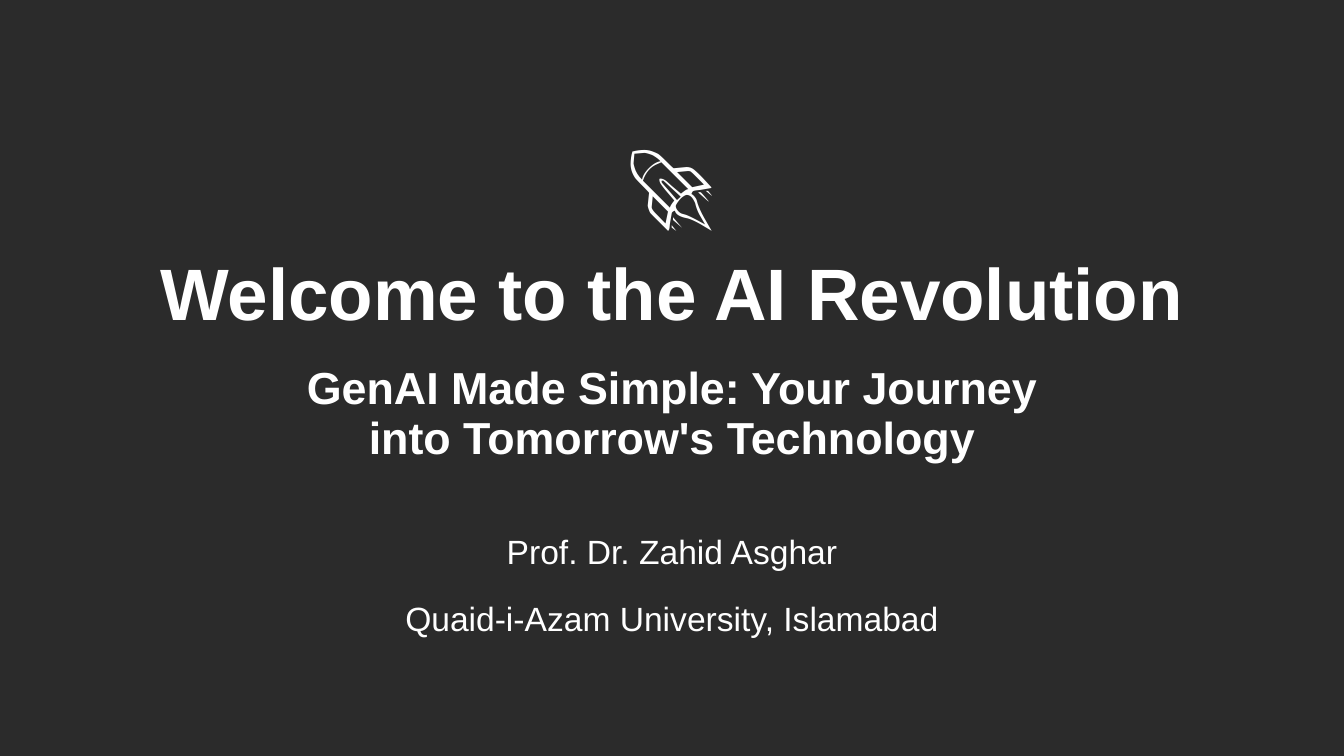
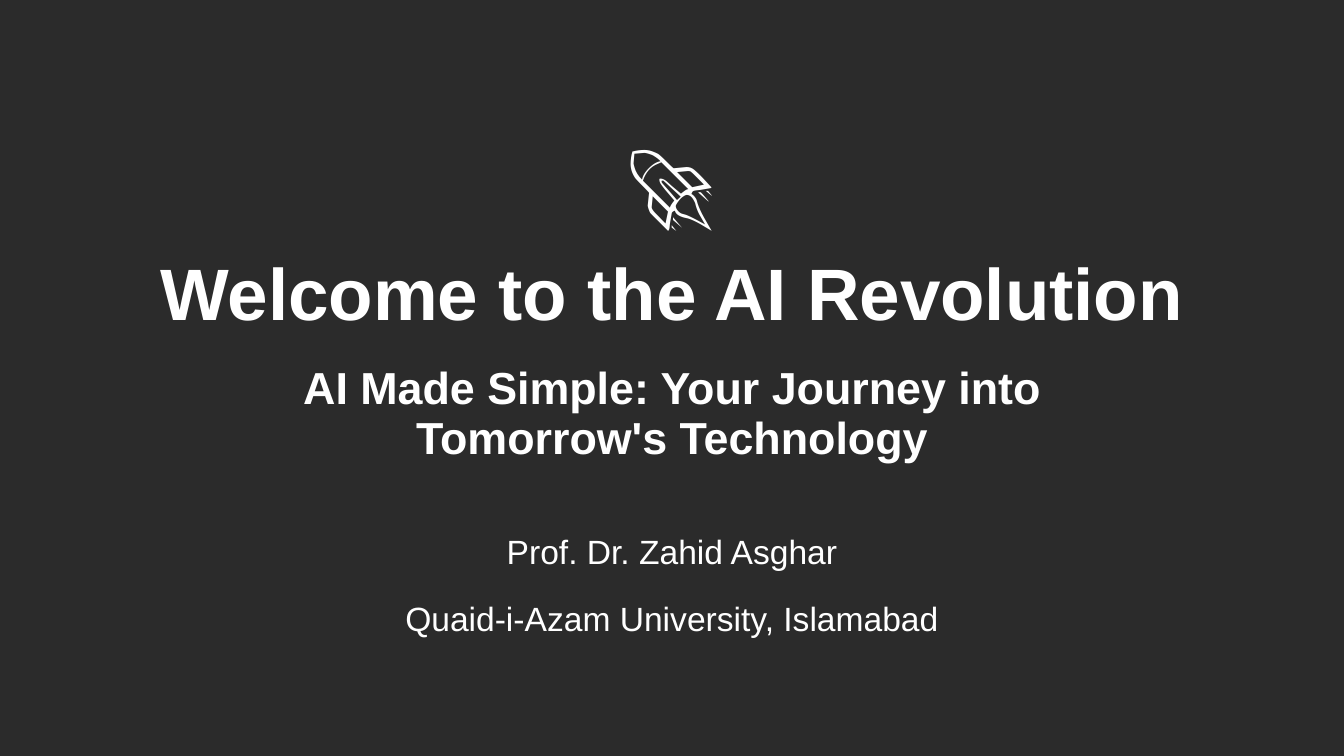
Before and after one commit to Zahedasghar/ai, a slide deck: slide 1 of AI_Revolution_QAU.pptx. Drawn at 1344x756 pixels with LibreOffice and Linux fonts; fonts in the diff are those of the drawing; background and template pictures are left out; a plain dark background stands for a picture behind light text. Boxes give left, top, right and bottom in pixels: in the first picture for what was removed or moved away, otherwise in the second. Text is boxed around its words. In the diff, an @@ line names an element or a change of style, - is before the commit and + after.

```diff
--- a/AI_Revolution_QAU.pptx
+++ b/AI_Revolution_QAU.pptx
@@ text at <box>303,371,1040,463</box>: text changed @@
-GenAI Made Simple: Your Journey into Tomorrow's Technology
+AI Made Simple: Your Journey into Tomorrow's Technology
```
Also in this commit, not shown: 7 other slides changed, 2 other files.
